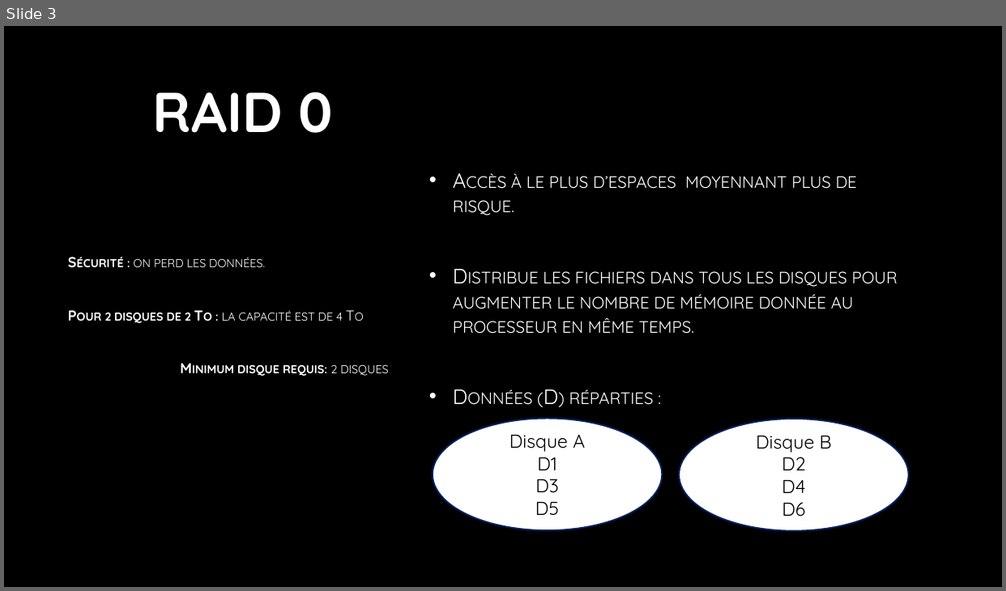
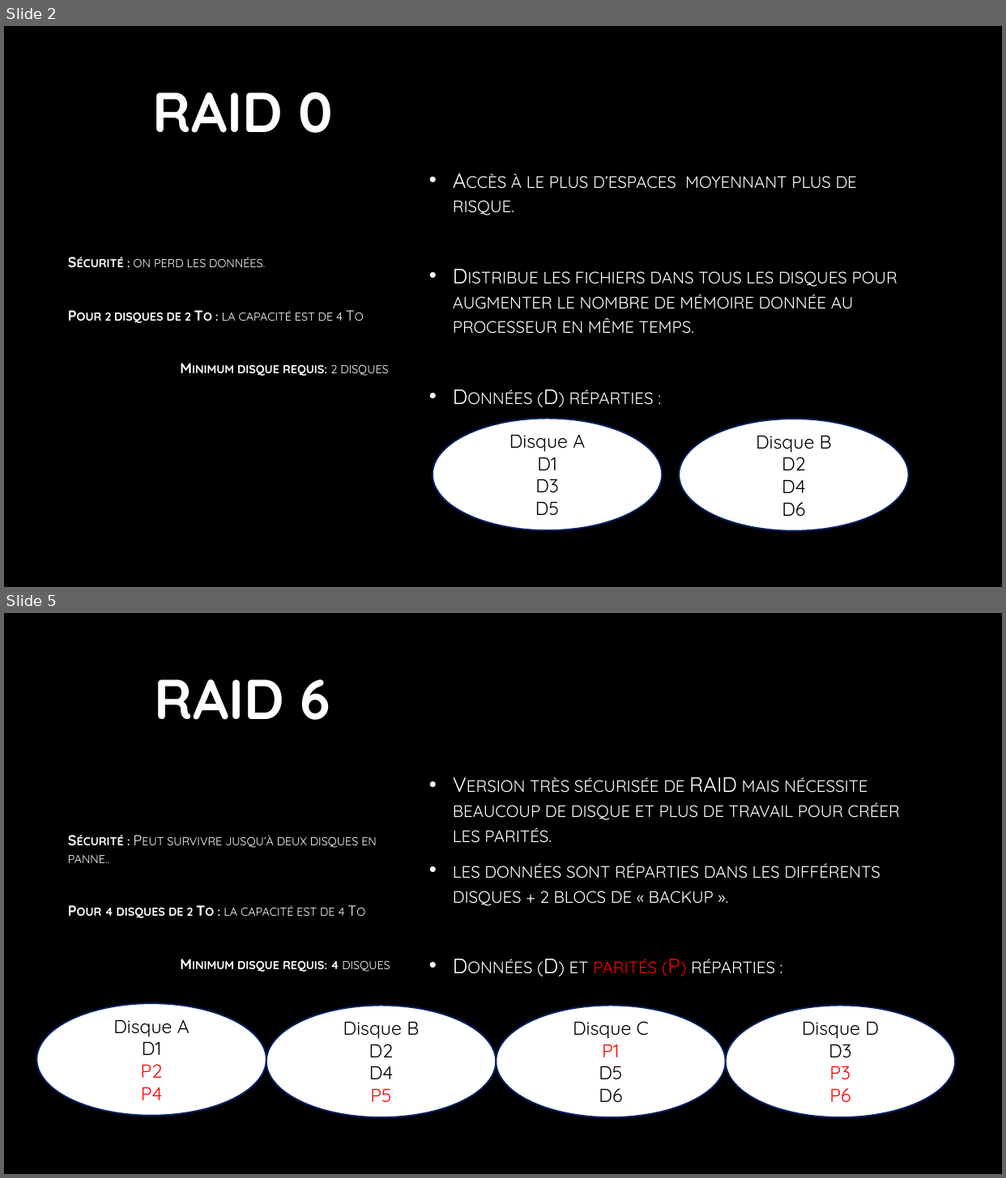
Before and after one commit to L0uigi/Cegep-2026-27, a slide deck: Outils et Materiels/Cartes éclair sur le RAID.pptx. Shown one above the other, each under a label of ours: slide 3 before the commit, slides 2 and 5 after it; the slides between them are not shown. The pictures are 1006x591 and 1006x1178 pixels, drawn with LibreOffice and Linux fonts; fonts in the diff are those of the drawing; background and template pictures are left out. Boxes give left, top, right and bottom in pixels: in the first picture for what was removed or moved away, otherwise in the second. Text is boxed around its words. In the diff, an @@ line names an element or a change of style, - is before the commit and + after.

```diff
--- a/Outils et Materiels/Cartes éclair sur le RAID.pptx
+++ b/Outils et Materiels/Cartes éclair sur le RAID.pptx
@@ slide 5 added at (4, 613, 1002, 1174), background picture (left out) @@
@@ title added at (155, 679, 331, 720), 54 pt, text gradient #FFFFFF to #A6A6A6, bold @@
+RAID 6
@@ text added at (453, 777, 900, 974), 20 pt, text gradient #FFFFFF to #BFBFBF, small capitals @@
+• Version très sécurisée de RAID mais nécessite beaucoup de disque et plus de travail pour créer les parités.
+• les données sont réparties dans les différents disques + 2 blocs de « backup ».
+• Données (D) et parités (P) réparties :
@@ text added at (68, 835, 390, 972), 14 pt, text gradient #FFFFFF to #BFBFBF, small capitals @@
+Sécurité : Peut survivre jusqu’à deux disques en panne..
+Pour 4 disques de 2 To : la capacité est de 4 To
+Minimum disque requis: 4 disques
@@ ellipse added at (37, 1003, 266, 1116), fill #FFFFFF, outline #002060 1.5 pt, 18 pt, text #000000 @@
+Disque A
+D1
+P2
+P4
@@ ellipse added at (266, 1005, 496, 1118), fill #FFFFFF, outline #002060 1.5 pt, 18 pt, text #000000 @@
+Disque B
+D2
+D4
+P5
@@ ellipse added at (496, 1005, 726, 1118), fill #FFFFFF, outline #002060 1.5 pt, 18 pt, text #000000 @@
+Disque C
+P1
+D5
+D6
@@ ellipse added at (726, 1005, 956, 1118), fill #FFFFFF, outline #002060 1.5 pt, 18 pt, text #000000 @@
+Disque D
+D3
+P3
+P6
@@ what was slide 3 is now slide 2 @@
```
Also in this commit, not shown: 3 slides changed, 2 other slides added, 5 slides removed, 1 other file.
